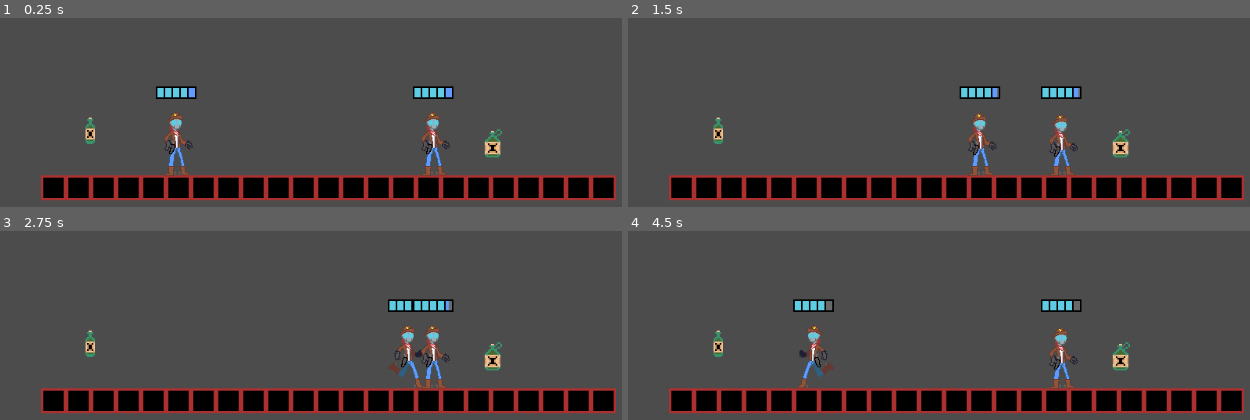
Above: before the commit, frames 1-4 (two rows, left to right).
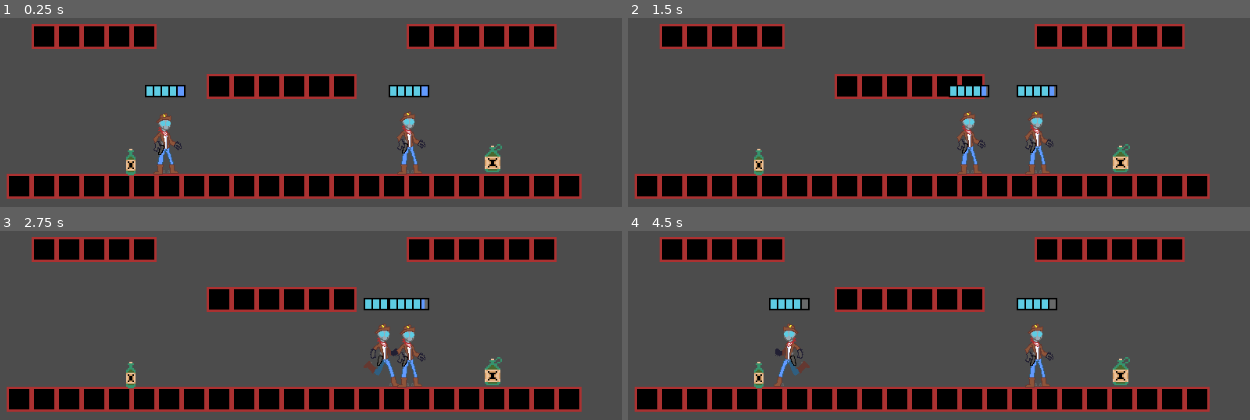
Above: after the commit, the same moments.

Repository: Noahnoah55/Heartjam-2018
Game: Godot game, scene res://Scenes/Levels/TestLevel.tscn
Same seed, same stepped clock (60 frames per second), same inputs: the game is played once before the commit and once after it.
Inputs:
- Up to frame 1 (0.25 s): no input
- Up to frame 2 (1.5 s): hold Right (ui_right) 0.53-1.28 s; hold Down (ui_down) from 1.28 s (still down)
- Up to frame 3 (2.75 s): release Down (ui_down) at 2.03 s; hold Right (ui_right) from 2.03 s (still down)
- Up to frame 4 (4.5 s): release Right (ui_right) at 2.78 s; hold Up (ui_up) 2.78-3.53 s; hold Left (ui_left) from 3.53 s (still down)

The runs differ from the first frame. In frame 1, 21% of the frame differs, in the area x 0-100%, y 3-97%; in frame 2, 21%; in frame 3, 21%; in frame 4, 22%.

Commit message:
NewAnimsAndShit

Diff:
--- a/Scenes/Levels/TestLevel.tscn
+++ b/Scenes/Levels/TestLevel.tscn
@@ -21,6 +21,7 @@
 "Block",
 ]]
 
+position = Vector2( -44.0908, -1.98602 )
 mode = 0
 tile_set = ExtResource( 2 )
 cell_size = Vector2( 32, 32 )
@@ -37,22 +38,22 @@
 collision_mask = 1
 occluder_light_mask = 1
 format = 1
-tile_data = PoolIntArray( 1114118, 1, 0, 1114119, 1, 0, 1114120, 1 …(305 unchanged characters)…
+tile_data = PoolIntArray( 720903, 1, 0, 720904, 1, 0, 720905, 1, 0, 720906, 1, 0, 720907, 1, 0, 720918, 1, 0, 720919, 1, 0, 720920, 1, 0, 720921, 1, 0, 720922, 1, 0, 720923, 1, 0, 851982, 1, 0, 851983, 1, 0, 851984, 1, 0, 851985, 1, 0, 851986, 1, 0, 851987, 1, 0, 1114118, 1, 0, 1114119, 1, 0, 1114120, 1 …(305 unchanged characters)…
 _sections_unfolded = [ "Cell" ]
 
 [node name="Player" parent="." index="1" instance=ExtResource( 3 )]
 
-position = Vector2( 365.27, 472.925 )
+position = Vector2( 351.035, 498.484 )
 
 [node name="Player2" parent="." index="2" instance=ExtResource( 3 )]
 
-position = Vector2( 694.206, 462.588 )
+position = Vector2( 663.072, 494.92 )
 playernumber = "2"
 
 [node name="BigBottle" parent="." index="3" instance=ExtResource( 4 )]
 
-position = Vector2( 769.794, 503.374 )
+position = Vector2( 769.794, 521.935 )
 
 [node name="BigBottle2" parent="." index="4" instance=ExtResource( 5 )]
 
-position = Vector2( 254.941, 486.261 )
+position = Vector2( 307.353, 526.379 )
Not shown, added: Assets/Sounds/pans.wav.import
Not shown, added: Assets/Sounds/punch.wav.import
Binary file added: Assets/Sprites/Game Jam (Brandon)/Bottles/Alchohol/BigBottleAnimation.ase
Binary file added: Assets/Sprites/Game Jam (Brandon)/Bottles/Alchohol/BigBottleAnimation.png
Binary file added: Assets/Sprites/Game Jam (Brandon)/Bottles/Alchohol/SmallBottleAnimation.ase
Binary file added: Assets/Sprites/Game Jam (Brandon)/Bottles/Alchohol/SmallBottleAnimation.png
Binary file added: Assets/Sprites/Game Jam (Brandon)/Saloon Assets/Barrel/Barrel.ase
Binary file added: Assets/Sprites/Game Jam (Brandon)/Saloon Assets/Barrel/Barrel.png
